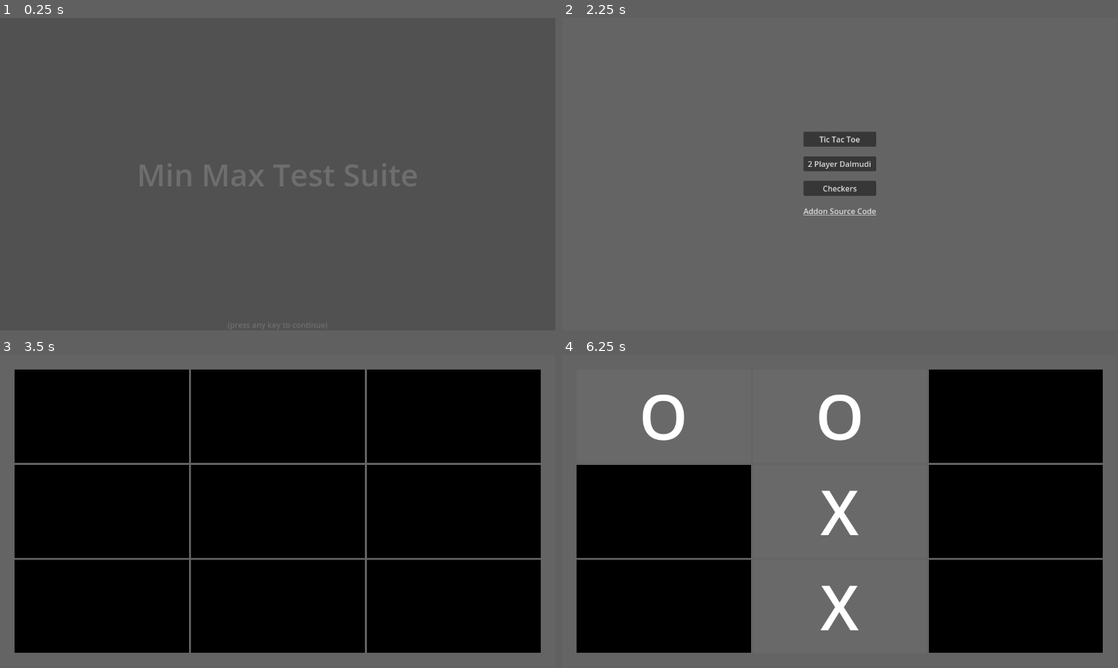
Above: before the commit, frames 1-4 (two rows, left to right).
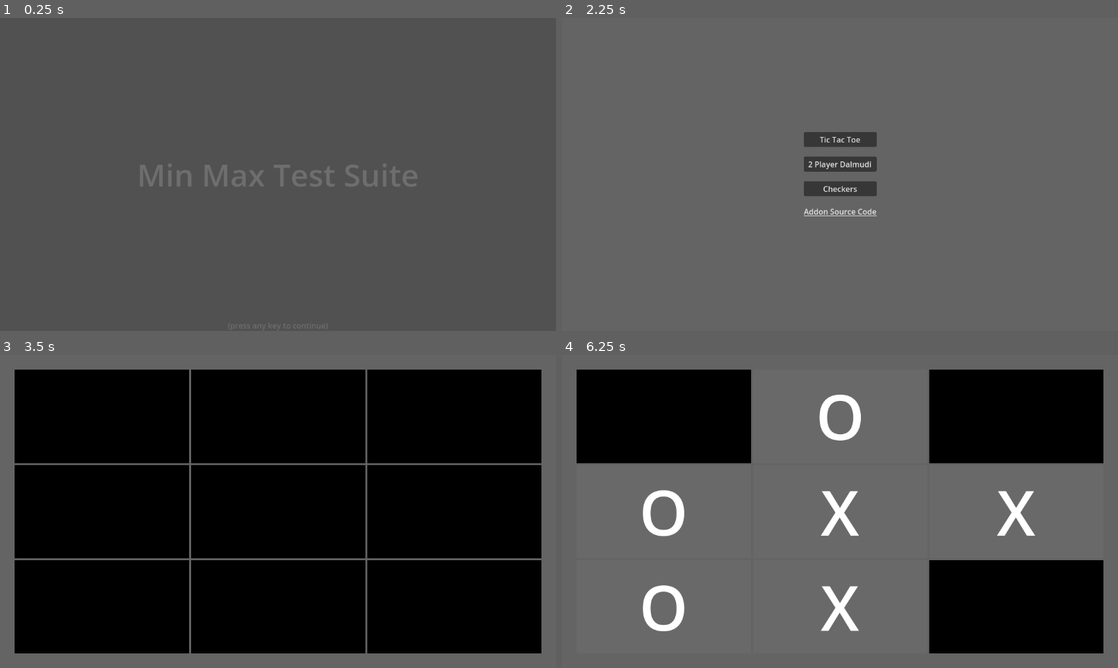
Above: after the commit, the same moments.

Repository: Habidakus/min-max-godot-addon
Game: Godot game, scene res://Scenes/main.tscn
The game is run twice, just before and just after one commit, with the same random seed, the same clock (stepped at 60 frames per second) and the same inputs.
Inputs (mouse positions are in pixels of both pictures, inside the frame that each line leads up to):
- Up to frame 1 (0.25 s): no input
- Up to frame 2 (2.25 s): tap Enter at 0.5, 1.25, 2 s; move the mouse to (962, 158) at 0.52 s; click (962, 158) at 0.67 s; move the mouse to (728, 190) at 1.27 s; click (728, 190) at 1.42 s; move the mouse to (895, 105) at 2.02 s; click (895, 105) at 2.17 s
- Up to frame 3 (3.5 s): click "Tic Tac Toe" at 2.75 s
- Up to frame 4 (6.25 s): tap Space at 3.5, 5 s; move the mouse to (812, 574) at 3.52 s; click (812, 574) at 3.67 s; tap Enter at 4.25 s; move the mouse to (1006, 558) at 4.27 s; click (1006, 558) at 4.42 s; move the mouse to (673, 464) at 5.02 s; click (673, 464) at 5.17 s; move the mouse to (867, 511) at 5.77 s; click (867, 511) at 5.92 s
In our replay, the window is 799x449 before the commit and 800x450 after it. These sizes can differ from the game's own. Grey fills any space a smaller window leaves; there, only what the larger window draws over its background counts as a difference.

The runs differ from the first frame. In frame 1, less than 0.1% of the frame differs, in the area x 42-73%, y 48-100%; in frame 2, 0.5%; in frame 3, 1.5%; in frame 4, 38%, in the area x 2-98%, y 4-96%.

Commit message:
Made the test suite more browser friendly

Diff:
--- a/Scripts/CheckersState_ComputerTurn.gd
+++ b/Scripts/CheckersState_ComputerTurn.gd
@@ -1,7 +1,7 @@
 extends StateMachineState
 
 var game_manager : SMSCheckers
-const search_depth : int = 4
+const search_depth : int = 3
 
 func init(sms_checkers : SMSCheckers) -> void:
 	game_manager = sms_checkers
--- a/project.godot
+++ b/project.godot
@@ -15,6 +15,10 @@
 config/features=PackedStringArray("4.3", "GL Compatibility")
 config/icon="res://icon.svg"
 
+[display]
+
+window/stretch/mode="viewport"
+
 [editor_plugins]
 
 enabled=PackedStringArray("res://addons/minmaxcalculator/plugin.cfg", "res://addons/statemachine/plugin.cfg")
